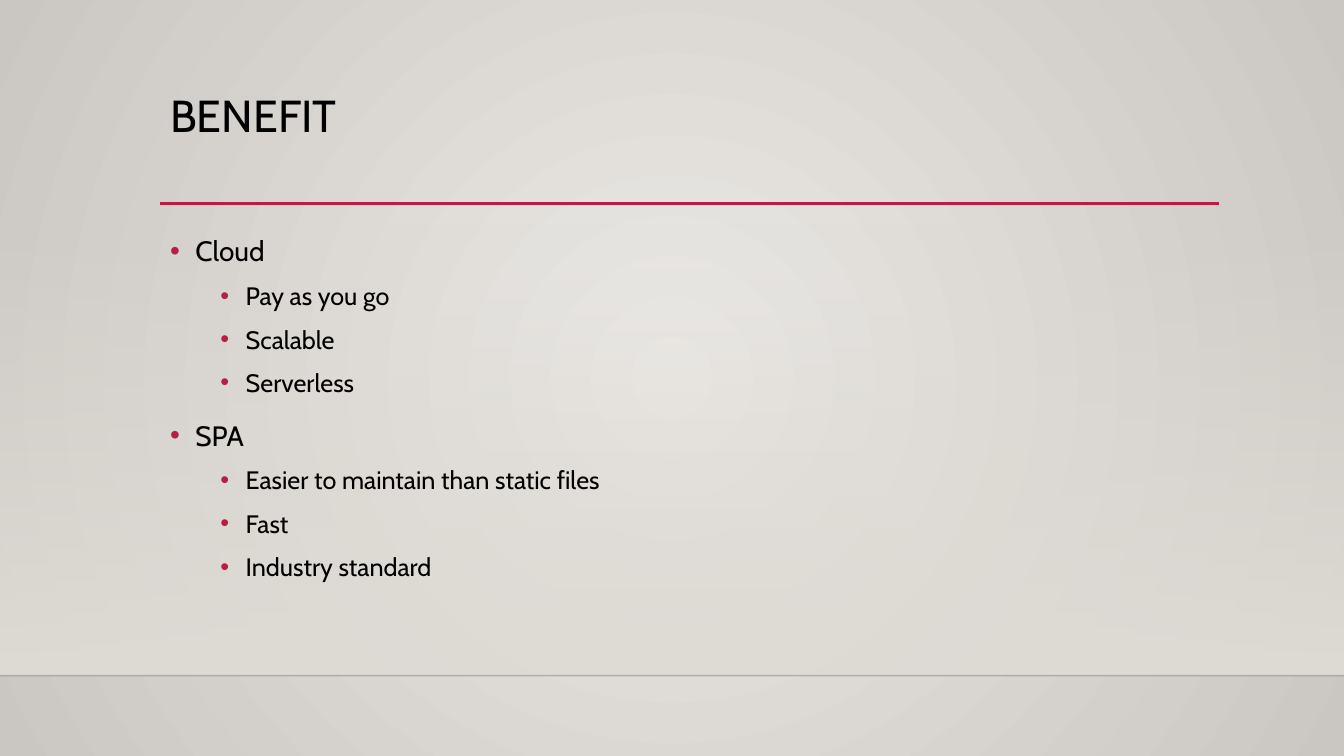
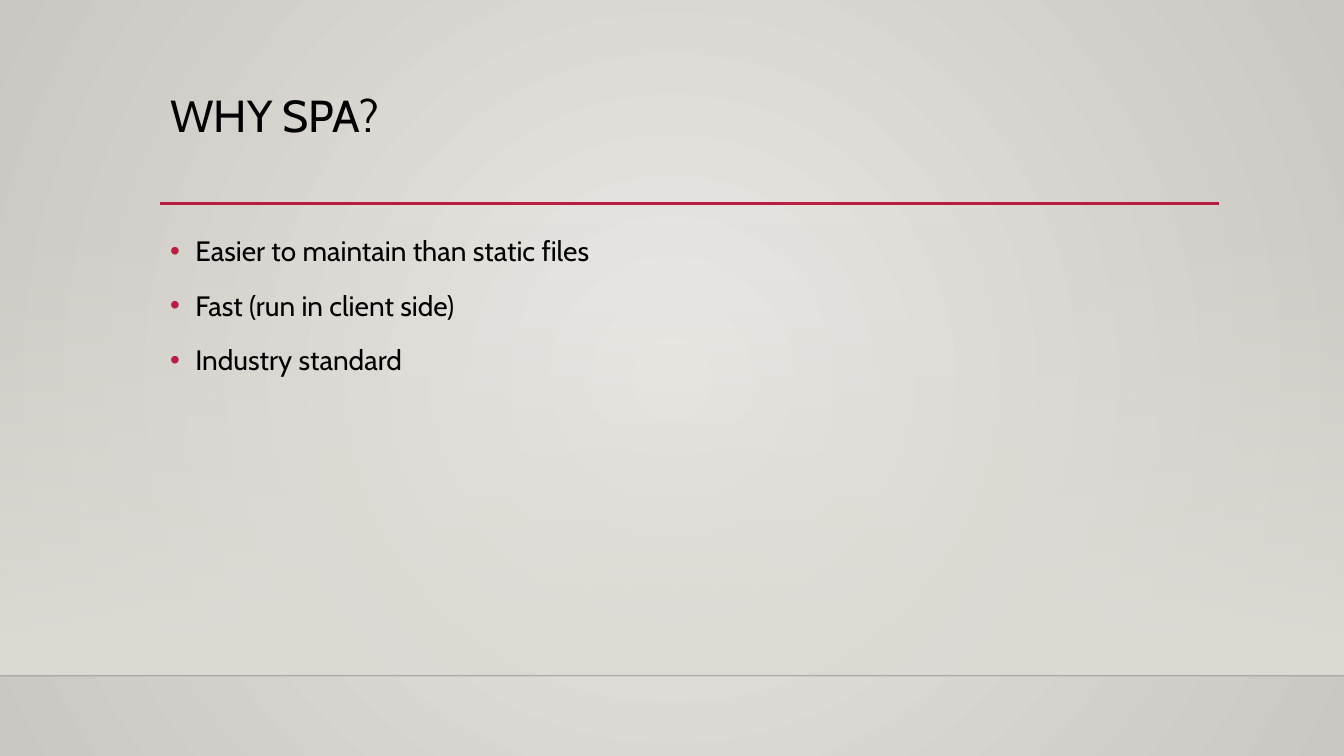
Before and after one commit to nik-yo/HostingForLess, a slide deck: slide 15 of slides/HostingForLess.pptx (slide 11 before the commit). Drawn at 1344x756 pixels with LibreOffice and Linux fonts; fonts in the diff are those of the drawing; background and template pictures are left out. Boxes give left, top, right and bottom in pixels: in the first picture for what was removed or moved away, otherwise in the second. Text is boxed around its words. In the diff, an @@ line names an element or a change of style, - is before the commit and + after.

```diff
--- a/slides/HostingForLess.pptx
+++ b/slides/HostingForLess.pptx
@@ title at (170, 98, 380, 133): text changed @@
-BENEFIT
+WHY SPA?
@@ text at (195, 240, 389, 447): paragraphs removed @@
-• Cloud
-  • Pay as you go
-  • Scalable
-  • Serverless
-• SPA
@@ text at (195, 240, 590, 377): size 18 to 20 pt in "Easier to maintain than static files", "Industry standard"; list level 2 to 1 in "Easier to maintain than static ..."; list level 2 to 1 in "Industry standard" @@
@@ text at (195, 295, 454, 320): text changed; size 18 to 20 pt @@
-  • Fast
+• Fast (run in client side)
```
Also in this commit, not shown: 5 other slides changed, 9 slides added, 2 slides removed, 8 other files.
